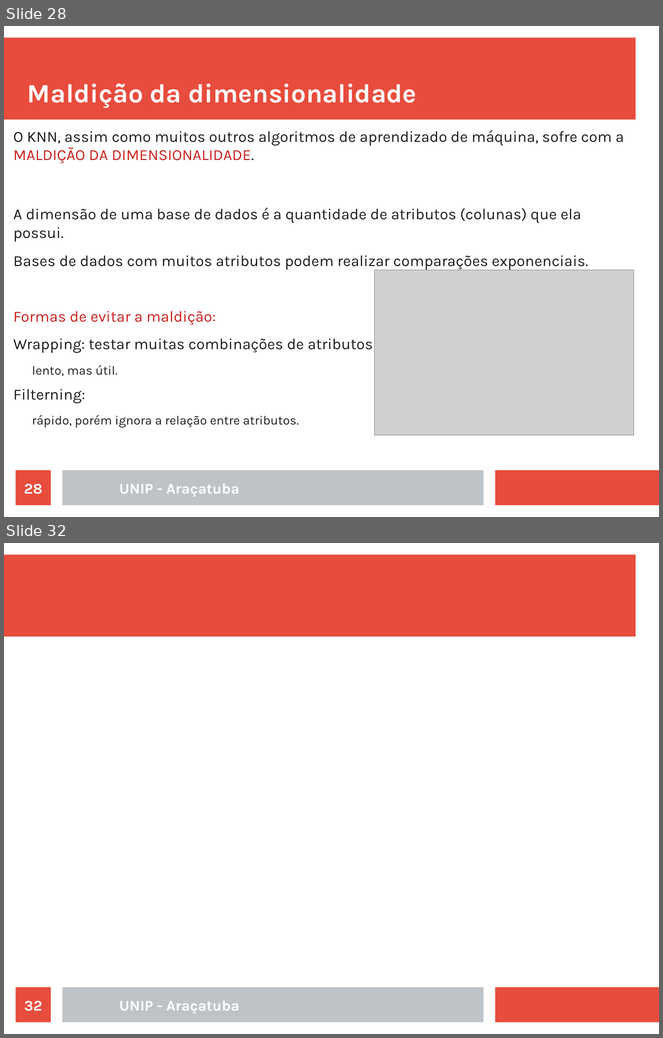
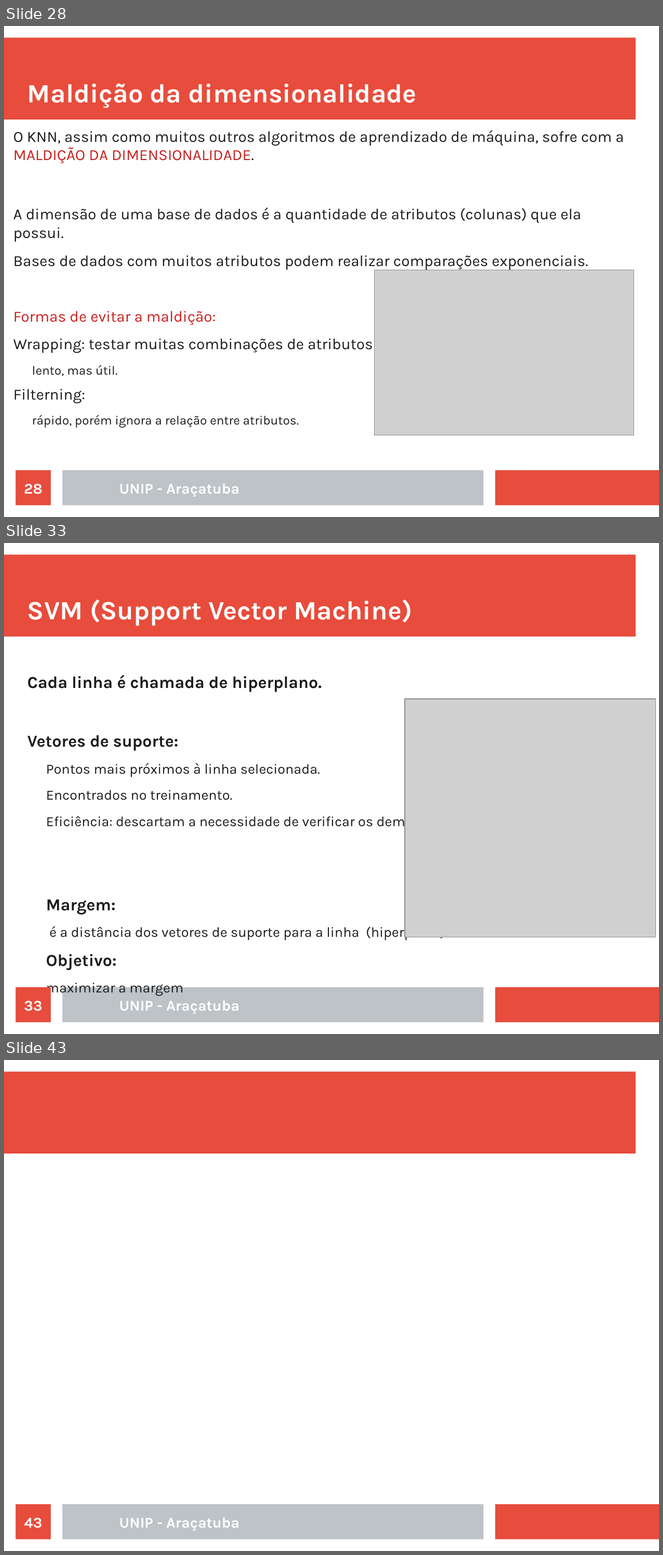
Before and after one commit to rafaelstojoao/pos-unip, a slide deck: [2020][modulo][Machine_Learning]/[aula]03[outrosAlgoritmos].odp. Shown one above the other, each under a label of ours: slides 28 and 32 before the commit, slides 28, 33 and 43 after it; the slides between them are not shown. The pictures are 663x1038 and 663x1555 pixels, drawn with LibreOffice and Linux fonts; fonts in the diff are those of the drawing; grey boxes stand for pictures. Boxes give left, top, right and bottom in pixels: in the first picture for what was removed or moved away, otherwise in the second. Text is boxed around its words. In the diff, an @@ line names an element or a change of style, - is before the commit and + after.

```diff
--- a/[2020][modulo][Machine_Learning]/[aula]03[outrosAlgoritmos].odp
+++ b/[2020][modulo][Machine_Learning]/[aula]03[outrosAlgoritmos].odp
@@ slide 33 added at [4,543,659,1034], background #FFFFFF; not listed: 3 template elements that a slide beside it also shows @@
@@ title added at [27,600,412,626], 32 pt, text #FFFFFF, bold @@
+SVM (Support Vector Machine)
@@ text added at [27,675,445,970], 17.1 pt, text #1C1C1C @@
+Cada linha é chamada de hiperplano.
+Vetores de suporte:
+  Pontos mais próximos à linha selecionada.
+  Encontrados no treinamento.
+  Eficiência: descartam a necessidade de verificar os demais registros
+Margem:
+  é a distância dos vetores de suporte para a linha (hiperplano)
+Objetivo:
+  maximizar a margem
@@ picture added at [405,699,656,937] @@
@@ page number added at [16,988,51,1023], fill #E74C3C, 18 pt, text #FFFFFF, bold @@
+33
@@ text added at [119,1001,240,1014], 18 pt, text #FFFFFF, bold @@
+UNIP - Araçatuba
@@ what was slide 32 is now slide 43 @@
@@ page number at [24,1518,42,1529]: text changed @@
-32
+43
```
Also in this commit, not shown: 5 slides changed, 14 other slides added, 33 slides removed, 6 other files.
